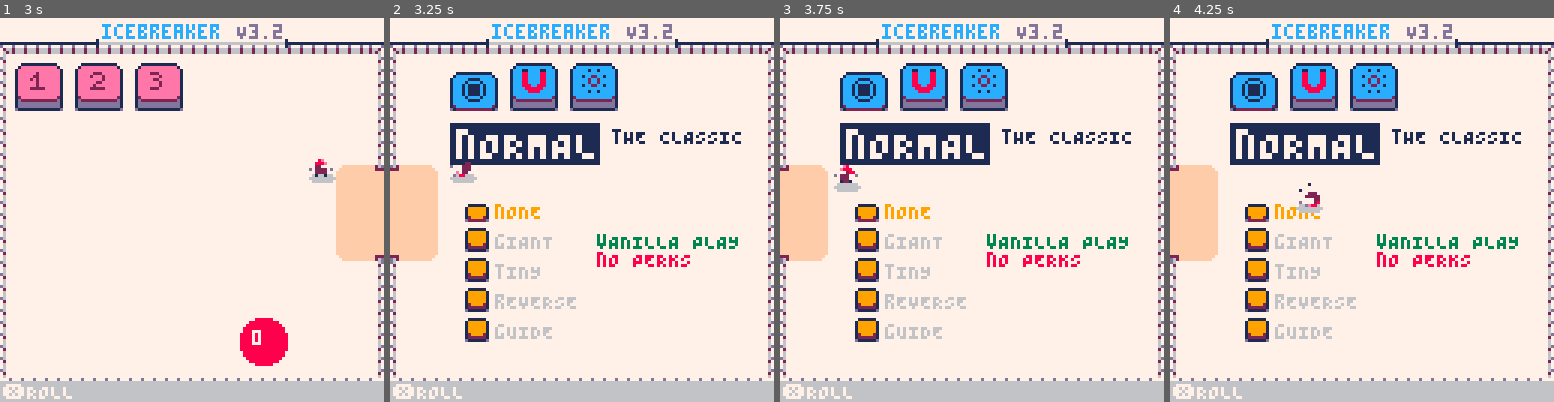
Above: before the commit, frames 1-4 (left to right).
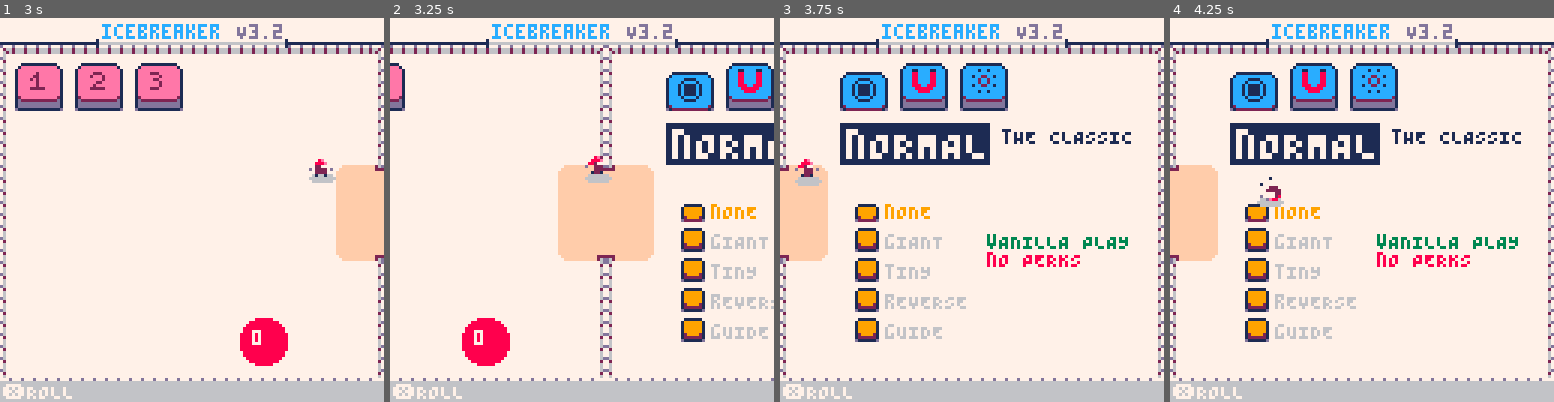
Above: after the commit, the same moments.

Repository: wsasaki01/icebreaker
Game: PICO-8 cartridge p3/icebreaker-p3.p8
Two runs of this game, one before a commit and one after it. Both use one fixed random seed, a clock stepped at 60 frames per second and the inputs below.
Inputs (mouse positions are in pixels of both pictures, inside the frame that each line leads up to):
- Up to frame 1 (3 s): tap X (X key) at 0.33, 1.07, 1.85, 2.97 s; click (280, 121) at 0.67 s; tap O (Z key) at 0.7, 1.7, 2.1, 2.5, 2.9 s; click (46, 267) at 1.22 s; hold Right 1.6-2.1 s; click (107, 114) at 1.77 s; hold Up 2.15-2.42 s; click (172, 259) at 2.32 s; hold Right from 2.47 s (still down); click (234, 106) at 2.87 s
- Up to frame 2 (3.25 s): release Right at 3.03 s; hold Left from 3.08 s (still down)
- Up to frame 3 (3.75 s): tap O (Z key) at 3.3, 3.7 s; click (1075, 256) at 3.42 s; release Left at 3.58 s; hold Down from 3.63 s (still down)
- Up to frame 4 (4.25 s): release Down at 3.97 s; click (1231, 102) at 3.97 s; hold Right from 4.02 s (still down); tap X (X key) at 4.08 s; tap O (Z key) at 4.1 s

Frame 1 is identical in both runs. In frame 2, 32% of the frame differs, in the area x 0-100%, y 7-95%; in frame 3, 0.5%; in frame 4, 0.5%.

Commit message:
Transition animation

Diff:
--- a/p3/draw.lua
+++ b/p3/draw.lua
@@ -1,11 +1,23 @@
 function _draw()
-    if hub or config then
+    if hub or config or transition then
         cls(7)
 
-        camera(tran_cnt, 0)
+        if (hub) camera(128*(-((tran_cnt/tran_fr -1)^2) +1), 0)
+        if (config) camera(128*(tran_cnt/tran_fr)^2, 0)
         map(16, 0, 0, 9)
 
+        starter:draw()
+
+        for k,button_type_list in pairs(buttons) do
+            for button in all(button_type_list) do
+                button:draw()
+            end
+        end
+
+        p:draw()
+
         camera(0,0)
+
         line(0, 8, 127, 8, 6)
         line(0, 8, 32, 8, 1)
 
@@ -16,31 +28,6 @@
 
         print("icebreaker", 34, 2, 12)
         rprint("V3.2", 95, 2, 13)
-
-        if hub then
-            for k,button_type_list in pairs(buttons) do
-                if k<3 then
-                    for button in all(button_type_list) do
-                        button:draw()
-                    end
-                end
-            end
-
-            starter:draw()
-        end
-
-        if config then
-            for k,button_type_list in pairs(buttons) do
-                if k>2 then
-                    for button in all(button_type_list) do
-                        button:draw()
-                    end
-                end
-            end
-        end
-
-        p:draw()
-        h:draw()
 
         rectfill(0, 121, 127, 127, 6)
         local txt
@@ -77,9 +64,13 @@
     end
 
     if mouse then
-        pset(stat(32), stat(33), 15)
+        pset(stat(32), stat(33), 0)
         print(stat(32).."\n"..stat(33), stat(32), stat(33)+3)
     end
+
+    cursor(20, 70, 0)
+    log({
+    })
 end
 
 function draw_play()
@@ -167,17 +158,4 @@
 
     rectfill(0, 121, 127, 127, 6)
     print("❎"..h_types[menu_op.h_type].x_hint.." 🅾️"..h_types[menu_op.h_type].o_hint, 1, 122, 7)
-
-    cursor(20, 70, 0)
-    log({
-        --"low: "..cont.mobs[1],
-        --"med: "..cont.mobs[2],
-        --"high: "..cont.mobs[3],
-    })
-
-    --[[
-    for i in all(h.attack_gap_list) do
-        rectfill(i.x, i.y, i.x+h.xw, i.y+h.yw, 0)
-    end
-    --]]
 end
--- a/p3/init.lua
+++ b/p3/init.lua
@@ -80,7 +80,7 @@
         tile_cnt+=1
     end
 
-    local x_pos=20
+    local x_pos=148
     local type_cnt=1
     for type in all(h_types) do
         create_button(x_pos, 15, 3, type_cnt,0)
@@ -92,7 +92,7 @@
     local y_pos=60
     local mod_cnt=1
     for mod in all(mods) do
-        create_button(25, y_pos, 4, mod_cnt,0)
+        create_button(153, y_pos, 4, mod_cnt,0)
         y_pos+=10
         mod_cnt+=1
     end
@@ -124,7 +124,7 @@
 
     transition=false
     tran_cnt=0
-    tran_fr=30
+    tran_fr=20
 
     p = create_player(menu_op.h_type, menu_op.mod)
     h = create_weapon(menu_op.h_type, menu_op.mod)
@@ -134,6 +134,7 @@
     fr=0
 
     bounds = {{x=2, y=10}, {x=126, y=119}}
+    config_bounds={{x=130,y=10}, {x=254,y=119}}
 
     h_v_min = 2
     h_magnet_v_min = 0.5
--- a/p3/player.lua
+++ b/p3/player.lua
@@ -76,26 +76,32 @@
         roll_fr_start = 0,
 
         move = function(_ENV)
+            if transition then
+                if (hub) x+=0.8
+                if (config) x-=0.8
+                return {x=0,y=0}
+            end
+
             -- normal movement
             local diff = {x=0,y=0}
             local step = (h.equipped and 0.85*move_multi or 1)
 
-            if btn(1) and x<bounds[2].x-xw then
+            if btn(1) and x%128<bounds[2].x-xw then
                 x+=step
                 diff.x+=1
             end
 
-            if btn(0) and x>bounds[1].x then
+            if btn(0) and x%128>bounds[1].x then
                 x-=step
                 diff.x-=1
             end
 
-            if btn(3) and y<bounds[2].y-yw then
+            if btn(3) and y%128<bounds[2].y-yw then
                 y+=step
                 diff.y+=1
             end
 
-            if btn(2) and y>bounds[1].y then
+            if btn(2) and y%128>bounds[1].y then
                 y-=step
                 diff.y-=1
             end
@@ -236,20 +242,19 @@
             else
                 x += cos(d)*10/(roll_cnt+1)
                 y += sin(d)*10/(roll_cnt+1)
-                if x < bounds[1].x then
-                    x = bounds[1].x
-                end
-
-                if x > bounds[2].x-xw then
-                    x = bounds[2].x-xw
-                end
-                if y < bounds[1].y then
-                    y = bounds[1].y
-                end
-
-                if y > bounds[2].y-yw then
-                    y = bounds[2].y-yw
-                end
+
+                if config then
+                    if (x < config_bounds[1].x)    x = config_bounds[1].x
+                    if (x > config_bounds[2].x-xw) x = config_bounds[2].x-xw
+                    if (y < config_bounds[1].y)    y = config_bounds[1].y
+                    if (y > config_bounds[2].y-yw) y = config_bounds[2].y-yw
+                else
+                    if (x < bounds[1].x)    x = bounds[1].x
+                    if (x > bounds[2].x-xw) x = bounds[2].x-xw
+                    if (y < bounds[1].y)    y = bounds[1].y
+                    if (y > bounds[2].y-yw) y = bounds[2].y-yw
+                end
+
                 roll_cnt += 1
                 if roll_cnt == roll_fr then
                     roll_cnt = 0
--- a/p3/ui.lua
+++ b/p3/ui.lua
@@ -116,7 +116,7 @@
                 spr(pressed and 124 or 123, x, y)
                 print(info.name, x+10, y+2, pressed and 9 or 6)
                 if pressed then
-                    print(info.desc.."\n", 69, 60)
+                    print(info.desc.."\n", 197, 60)
                     print(info.perk, 3)
                     print(info.disad, 8)
                 end
@@ -138,8 +138,8 @@
                     spr(159+cnt, x+4, y+(pressed and 5 or 2))
                     if pressed then
                         local info=h_types[cnt]
-                        print("\^i\^t\^w"..info.name, 22, 37, 1)
-                        print(info.desc, 26+8*#info.name, 37, 1)
+                        print("\^i\^t\^w"..info.name, 150, 37, 1)
+                        print(info.desc, 154+8*#info.name, 37, 1)
                     end
                 end
             end
--- a/p3/update.lua
+++ b/p3/update.lua
@@ -39,55 +39,44 @@
                 p.roll_fr_start-=32767
             end
 
+            for button_type_list in all(buttons) do
+                for button in all(button_type_list) do
+                    button:check()
+                end
+            end
+
             if hub then
-                for k,button_type_list in pairs(buttons) do
-                    if k<3 then
-                        for button in all(button_type_list) do
-                            button:check()
-                        end
-                    end
-                end
-
                 starter:check()
 
                 if collide(
-                    p.x,p.y,p.xw,p.yw,
+                    p.x,p.y+6,p.xw,p.yw-6,
                     124,51,1,27
-                ) then
-                    hub=false
-                    config=true
-                    tran_cnt=128
-                    p.x=10
-                    --transition=true
+                ) and not transition then
+                    transition=true
+                    p.rolling=false
+                    p.roll_cooldown=false
+                    p.roll_cnt=0
+                end
+            end
+
+            if config then
+                if collide(
+                    p.x,p.y+6,p.xw,p.yw-6,
+                    130,51,1,27
+                ) and not transition then
+                    transition=true
+                    p.rolling=false
+                    p.roll_cooldown=false
+                    p.roll_cnt=0
                 end
             end
 
             if transition then
-                tran_cnt+=1
-                if tran_cnt==tran_fr then
-                    tran_cnt=0
-                    config=true
-                end
-            end
-
-            if config then
-                for k,button_type_list in pairs(buttons) do
-                    if k>2 then
-                        for button in all(button_type_list) do
-                            button:check()
-                        end
-                    end
-                end
-
-                if collide(
-                    p.x,p.y,p.xw,p.yw,
-                    2,51,1,27
-                ) then
-                    config=false
-                    hub=true
-                    tran_cnt=0
-                    p.x=110
-                    --transition=true
+                tran_cnt+=hub and 1 or -1
+                if (hub and tran_cnt==tran_fr) or (config and tran_cnt==0) then
+                    transition=false
+                    hub=not hub
+                    config=not config
                 end
             end
 
--- a/p3/weapon.lua
+++ b/p3/weapon.lua
@@ -50,7 +50,7 @@
         attacking=false,
 
         draw = function(_ENV)
-            if (equipped or hub or config) return
+            if (equipped) return
 
             if mod==2 then
                 sspr(s%16*8, s\16*8, 8, 8, x, y, xw, yw)
